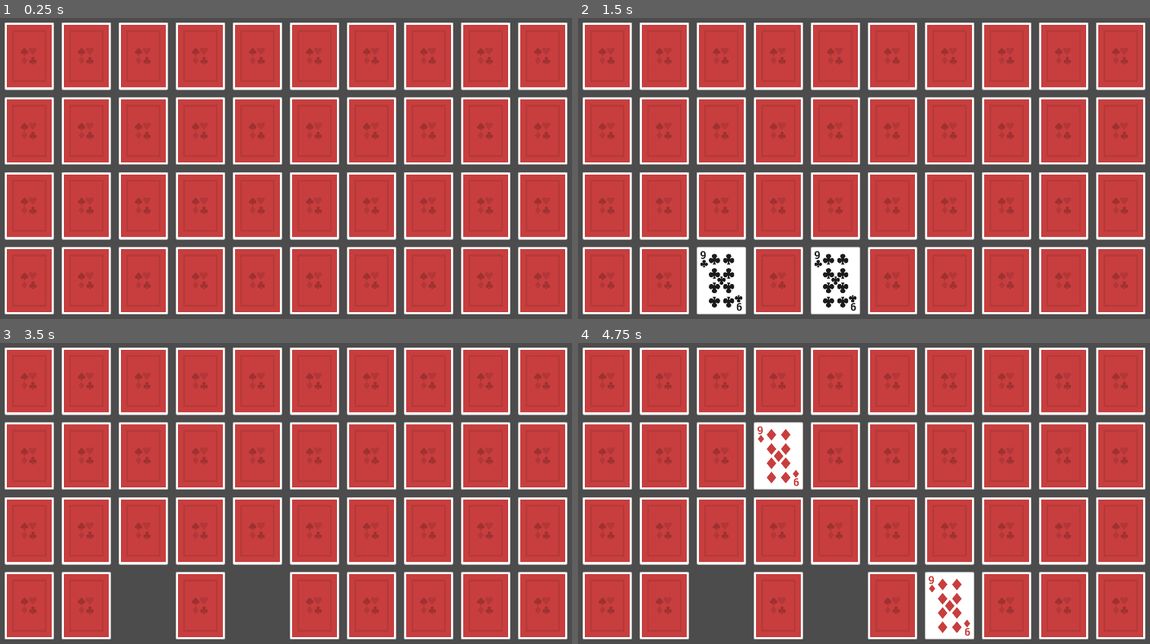
Above: before the commit, frames 1-4 (two rows, left to right).
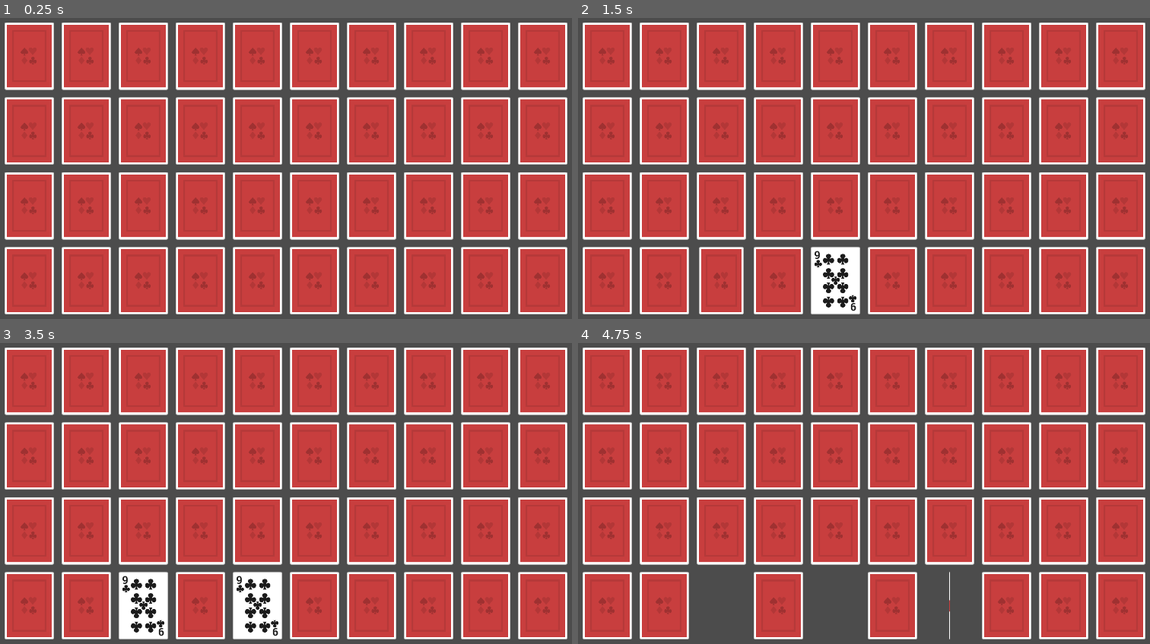
Above: after the commit, the same moments.

Repository: gioele-santi/CardGame
Game: Godot game, scene res://main/Main.tscn
Same seed, same stepped clock (60 frames per second), same inputs: the game is played once before the commit and once after it. The project has no main scene, so this scene is started directly.
Inputs (mouse positions are in pixels of both pictures, inside the frame that each line leads up to):
- Up to frame 1 (0.25 s): no input
- Up to frame 2 (1.5 s): tap Enter at 0.5 s; move the mouse to (835, 279) at 0.52 s; click (835, 279) at 0.67 s; move the mouse to (721, 279) at 1.27 s; click (721, 279) at 1.42 s
- Up to frame 3 (3.5 s): move the mouse to (314, 604) at 2.02 s; click (314, 604) at 2.17 s; tap Space at 2.75 s; move the mouse to (429, 604) at 2.77 s; click (429, 604) at 2.92 s
- Up to frame 4 (4.75 s): move the mouse to (778, 457) at 3.52 s; click (778, 457) at 3.67 s; move the mouse to (949, 604) at 4.27 s; click (949, 604) at 4.42 s

The runs differ from the first frame. In frame 1, less than 0.1% of the frame differs, in the area x 0-90%, y 23-74%; in frame 2, 1.7%; in frame 3, 3.8%, in the area x 0-90%, y 23-99%; in frame 4, 3.3%.

Commit message:
Added card animation
Card uses tweens to simulate turning.
To prevent errors, signal emit was moved at the end of animation. Now uses 2 signals to recognise turn up and down. This avoids an error in game that allowed auto coupling of a card. Turn down resets the first card (it should change player turn).

Diff:
--- a/card/Card.gd
+++ b/card/Card.gd
@@ -2,40 +2,75 @@
 
 class_name Card
 
-signal card_turn
+signal card_turn_up
+signal card_turn_down
+
 enum {HEARTS, DIAMONDS, CLUBS, SPADES}
-#var position = Vector2() Do I need this? It is a detail external to card
-var card_size = Vector2()
+#var card_size = Vector2()
 var card = Vector2() #x = seed, y = number
 #19 is joker
 var lut = [19, 43, 17, 32, 26, 20, 14, 8, 2, 55, 49, 37, 25, 31,  3, 57, 51, 45, 39, 33, 27, 21, 15, 9, 56, 44, 50,  22, 38, 11, 5, 58, 52, 46, 40, 34, 28, 16, 4, 10,  18, 13, 7, 1, 54, 48, 42, 36, 30, 24, 12, 0, 6]
 
 var face_up = false
 var can_flip = true
+var tween_speed = 0.3
 
 # Called when the node enters the scene tree for the first time.
 func _ready():
-	card_size = $CollisionShape2D.shape.extents *2
-	$FlipBF.interpolate_property($Back, 'scale', $Back.scale, Vector2($Back.scale.x, 0), 0.5, Tween.TRANS_QUAD, Tween.EASE_IN_OUT)
+	#card_size = $CollisionShape2D.shape.extents *2
+	#start(Vector2(), true) #only for test animation in scene alone
+	pass
 
 func start(_card: Vector2, _up: bool) -> void:
 	card = _card
 	var frame_idx = card.x * 13 + card.y
 	$Front.frame = lut[frame_idx]
 	face_up = _up
-	$Back.visible = false if face_up else true
+	if face_up:
+		$Back.scale = Vector2(0,1)
+		$Front.scale = Vector2(1,1)
+	else:
+		$Back.scale = Vector2(1,1)
+		$Front.scale = Vector2(0,1)
+	$Back.visible = !face_up
+	$Front.visible = face_up
 
 # Called every frame. 'delta' is the elapsed time since the previous frame.
 #func _process(delta):
 #	pass
 
-func flip()-> void:
-	#add Tween to simulate turning
-	$FlipSound.play()
-	$Back.visible = ! $Back.visible
-	face_up = ! face_up
-
 func _on_Card_input_event(viewport, event, shape_idx):
 	if event is InputEventMouseButton && event.pressed && can_flip:
 		flip()
-		emit_signal("card_turn", self) #Do I need position? Probably to flip back in error case
+
+func flip()-> void:
+	can_flip = false # block flipping while animating
+	if face_up:
+		$Flip/FrontBack1.interpolate_property($Front, 'scale', Vector2(1, 1), Vector2(0, 1), tween_speed, Tween.TRANS_QUAD, Tween.EASE_IN_OUT)
+		$Flip/FrontBack1.start()
+	else:
+		$Flip/BackFront1.interpolate_property($Back, 'scale', Vector2(1, 1), Vector2(0, 1), tween_speed, Tween.TRANS_QUAD, Tween.EASE_IN_OUT)
+		$Flip/BackFront1.start()
+
+func _flip_half_tween_completed(object, key):
+	$Back.visible = ! $Back.visible
+	$Front.visible = ! $Front.visible
+	if face_up:
+		$Front.scale = Vector2(1,1)
+		$Back.scale = Vector2(0,1)
+		$Flip/FrontBack2.interpolate_property($Back, 'scale', Vector2(0,1), Vector2(1, 1), tween_speed, Tween.TRANS_QUAD, Tween.EASE_IN_OUT)
+		$Flip/FrontBack2.start()
+	else:
+		$Front.scale = Vector2(0,1)
+		$Back.scale = Vector2(1,1)
+		$Flip/BackFront2.interpolate_property($Front, 'scale', Vector2(0,1), Vector2(1, 1), tween_speed, Tween.TRANS_QUAD, Tween.EASE_IN_OUT)
+		$Flip/BackFront2.start()
+	face_up = ! face_up #finally invert orientation
+
+func _flip_tween_completed(object, key):
+	$Flip/Sound.play()
+	can_flip = true #enable again flipping
+	if face_up:
+		emit_signal("card_turn_up", self)
+	else:
+		emit_signal("card_turn_down", self)
--- a/card/Card.tscn
+++ b/card/Card.tscn
@@ -30,9 +30,21 @@
 vframes = 5
 hframes = 3
 
-[node name="FlipSound" type="AudioStreamPlayer" parent="."]
+[node name="Flip" type="Node" parent="."]
+
+[node name="Sound" type="AudioStreamPlayer" parent="Flip"]
 stream = ExtResource( 4 )
-volume_db = 0.6
+volume_db = 0.4
 
-[node name="FlipBF" type="Tween" parent="."]
+[node name="BackFront1" type="Tween" parent="Flip"]
+
+[node name="BackFront2" type="Tween" parent="Flip"]
+
+[node name="FrontBack1" type="Tween" parent="Flip"]
+
+[node name="FrontBack2" type="Tween" parent="Flip"]
 [connection signal="input_event" from="." to="." method="_on_Card_input_event"]
+[connection signal="tween_completed" from="Flip/BackFront1" to="." method="_flip_half_tween_completed"]
+[connection signal="tween_completed" from="Flip/BackFront2" to="." method="_flip_tween_completed"]
+[connection signal="tween_completed" from="Flip/FrontBack1" to="." method="_flip_half_tween_completed"]
+[connection signal="tween_completed" from="Flip/FrontBack2" to="." method="_flip_tween_completed"]
--- a/main/Main.gd
+++ b/main/Main.gd
@@ -43,13 +43,14 @@
 	var c = Card.instance()
 	c.start(type, false)
 	$Cards.add_child(c)
-	c.connect('card_turn', self, 'turned_card')
+	c.connect('card_turn_up', self, 'turned_up_card')
+	c.connect('card_turn_down', self, 'turned_down_card')
 	var row = int(pos / cols)
 	var col = pos % cols
 	c.scale = Vector2(scale, scale)
 	c.position = Vector2(offset.x*col+80, offset.y*row+105)
 
-func turned_card(card: Card):
+func turned_up_card(card: Card):
 	if first_card != null:
 		second_card = card
 		#block flipping to avoid errors
@@ -61,6 +62,10 @@
 			$FlipTimer.start()
 	else:
 		first_card = card
+
+func turned_down_card(card: Card):
+	first_card = null
+	second_card = null
 
 # Called every frame. 'delta' is the elapsed time since the previous frame.
 #func _process(delta):
